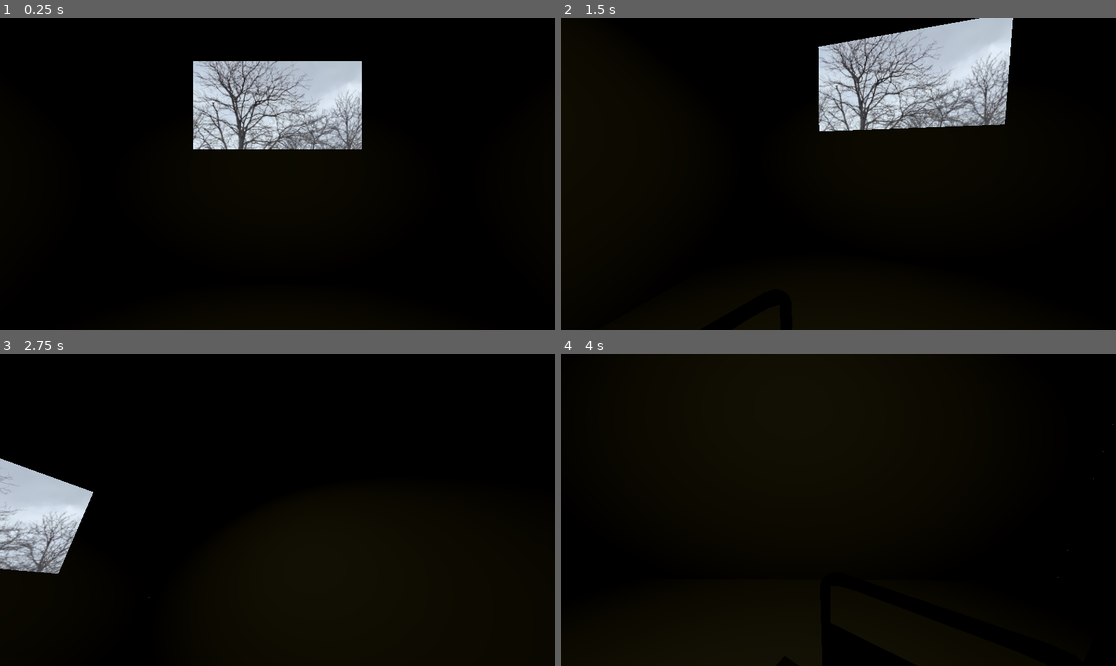
Above: before the commit, frames 1-4 (two rows, left to right).
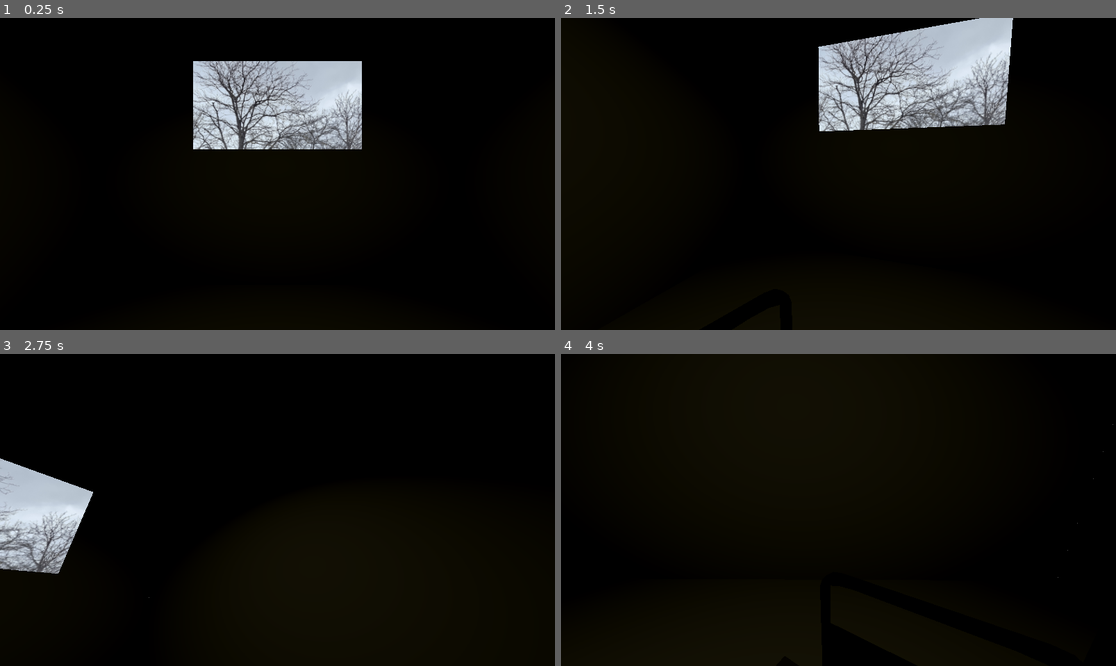
Above: after the commit, the same moments.

Repository: Nawreua/pizza-doggy-jam-4
Game: Godot game, scene res://levels/room213/room213.tscn
Same seed, same stepped clock (60 frames per second), same inputs: the game is played once before the commit and once after it. The project has no main scene, so this scene is started directly. Video files are missing from this copy of the repository; at most half a second of black plays in their place.
Inputs (mouse positions are in pixels of both pictures, inside the frame that each line leads up to):
- Up to frame 1 (0.25 s): no input
- Up to frame 2 (1.5 s): tap Enter at 0.5 s; move the mouse to (960, 158) at 0.52 s; hold D (turn_right) 0.53-1.28 s; move the mouse to (727, 189) at 1.27 s; hold S (move_backward) from 1.28 s (still down)
- Up to frame 3 (2.75 s): move the mouse to (333, 441) at 2.02 s; release S (move_backward) at 2.03 s; hold D (turn_right) from 2.03 s (still down)
- Up to frame 4 (4 s): move the mouse to (810, 572) at 2.77 s; release D (turn_right) at 2.78 s; hold W (move_forward) 2.78-3.53 s; move the mouse to (1005, 556) at 3.52 s; hold A (turn_left) from 3.53 s (still down)

The runs differ from the first frame. In frame 2, less than 0.1% of the frame differs, in the area x 48-80%, y 0-37%; in frame 3, less than 0.1%; in frame 4, less than 0.1%.

Commit message:
levels: add level transition

Diff:
--- a/levels/room213/room213.tscn
+++ b/levels/room213/room213.tscn
@@ -3,6 +3,8 @@
 [ext_resource type="PackedScene" uid="uid://cx1t64q6n6hl6" path="res://scenes/player/player.tscn" id="1_xdukt"]
 [ext_resource type="Texture2D" uid="uid://bg4j3n41p84kd" path="res://assets/textures/window.png" id="2_j4gsr"]
 [ext_resource type="PackedScene" uid="uid://c6qgbxwytntu0" path="res://assets/models/door.tscn" id="3_nhgb8"]
+[ext_resource type="Script" uid="uid://ckiinf2oss6nx" path="res://scripts/level_transition.gd" id="4_4nxun"]
+[ext_resource type="VideoStream" uid="uid://cjc0if3ipn2il" path="res://assets/videos/door_opening_low_res.ogv" id="4_iyrh7"]
 
 [sub_resource type="StandardMaterial3D" id="StandardMaterial3D_s7i53"]
 albedo_color = Color(0.53333336, 0.53333336, 0.53333336, 1)
@@ -68,10 +70,13 @@
 [sub_resource type="ConcavePolygonShape3D" id="ConcavePolygonShape3D_4nxun"]
 data = PackedVector3Array(-2, -1.625, 0, 2, -1.625, 0, 2, 1.625, 0, -2, 1.625, 0, -2, -1.625, 0, 2, 1.625, 0)
 
+[sub_resource type="BoxShape3D" id="BoxShape3D_nhgb8"]
+size = Vector3(2.6918945, 4.9942017, 1.8306732)
+
 [node name="Room213" type="Node3D" unique_id=1320894127]
 
 [node name="Player" parent="." unique_id=798795127 instance=ExtResource("1_xdukt")]
-transform = Transform3D(1, 0, 0, 0, 1, 0, 0, 0, 1, 0, 0.51902586, 0)
+transform = Transform3D(1, 0, 0, 0, 1, 0, 0, 0, 1, 0, 0.67909247, 0)
 
 [node name="Walls" type="Node" parent="." unique_id=727796655]
 
@@ -134,3 +139,31 @@
 
 [node name="door" parent="." unique_id=1893736036 instance=ExtResource("3_nhgb8")]
 transform = Transform3D(0.5, 0, 0, 0, 0.5, 0, 0, 0, 0.5, 0.27796984, 1.3951334, 2.487606)
+
+[node name="Area3D" type="Area3D" parent="door" unique_id=1117609834 node_paths=PackedStringArray("stream")]
+script = ExtResource("4_4nxun")
+scene = "res://tests/test.tscn"
+stream = NodePath("AspectRatioContainer/VideoStreamPlayer")
+
+[node name="CollisionShape3D" type="CollisionShape3D" parent="door/Area3D" unique_id=980694951]
+transform = Transform3D(1, 0, 0, 0, 1, 0, 0, 0, 1, -0.84594727, -0.30264282, 0.07770538)
+shape = SubResource("BoxShape3D_nhgb8")
+
+[node name="AspectRatioContainer" type="AspectRatioContainer" parent="door/Area3D" unique_id=1168784655]
+anchors_preset = 15
+anchor_right = 1.0
+anchor_bottom = 1.0
+grow_horizontal = 2
+grow_vertical = 2
+size_flags_horizontal = 3
+size_flags_vertical = 3
+stretch_mode = 3
+metadata/_edit_use_anchors_ = true
+
+[node name="VideoStreamPlayer" type="VideoStreamPlayer" parent="door/Area3D/AspectRatioContainer" unique_id=1203061311]
+layout_mode = 2
+stream = ExtResource("4_iyrh7")
+expand = true
+
+[connection signal="body_entered" from="door/Area3D" to="door/Area3D" method="_on_body_entered"]
+[connection signal="finished" from="door/Area3D/AspectRatioContainer/VideoStreamPlayer" to="door/Area3D" method="_on_video_stream_player_finished"]
--- /dev/null
+++ b/scripts/level_transition.gd
@@ -0,0 +1,12 @@
+extends Area3D
+
+@export var scene: String = ""
+@export var stream: VideoStreamPlayer
+
+func _on_body_entered(body: Node3D) -> void:
+	if body is Player:
+		body.process_mode = Node.PROCESS_MODE_DISABLED
+		stream.play()
+
+func _on_video_stream_player_finished() -> void:
+	get_tree().change_scene_to_file(scene)
Not shown, added: assets/videos/door_opening_low_res.ogv.uid
Not shown, added: scripts/level_transition.gd.uid
Not shown, added: assets/videos/door_opening_low_res.ogv
